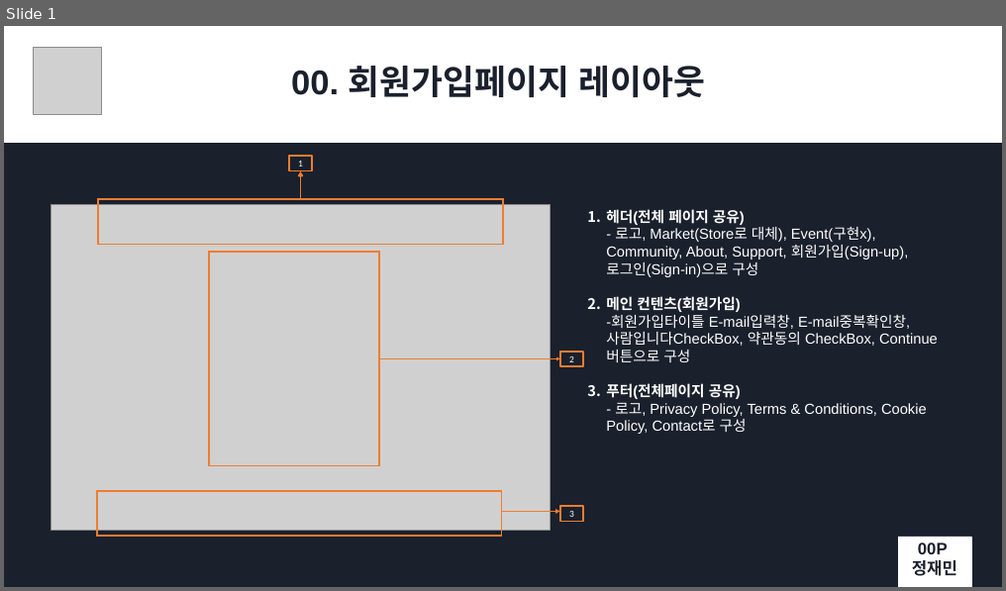
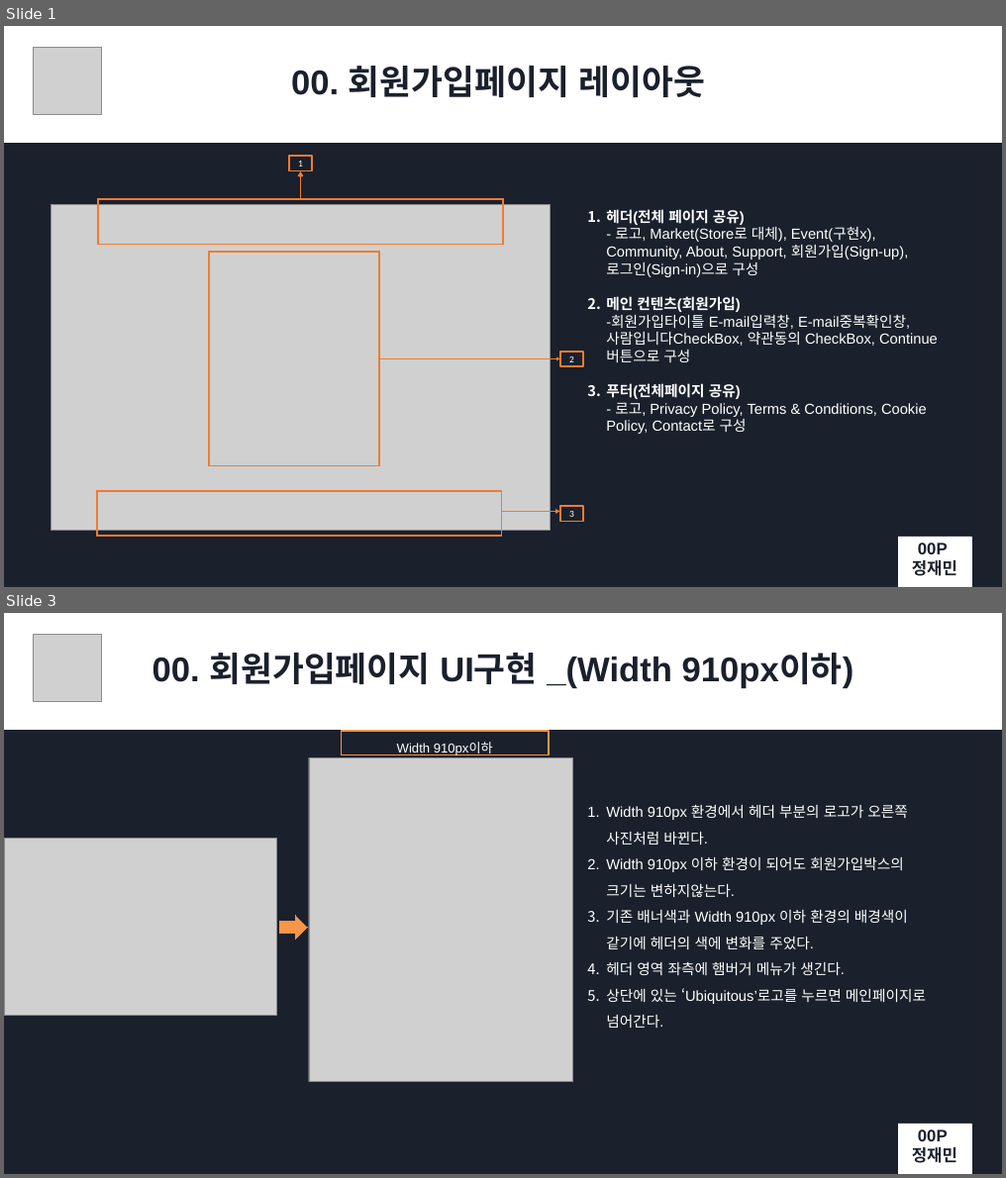
Before and after one commit to BIGDATA-UI-T3/Project, a slide deck: 회원가입페이지_정재민/3조 [모듈]UI구현_회원가입페이지_정재민.pptx. Shown one above the other, each under a label of ours: slide 1 before the commit, slides 1 and 3 after it; the slides between them are not shown. The pictures are 1006x591 and 1006x1178 pixels, drawn with LibreOffice and Linux fonts; fonts in the diff are those of the drawing; grey boxes stand for pictures. Boxes give left, top, right and bottom in pixels: in the first picture for what was removed or moved away, otherwise in the second. Text is boxed around its words. In the diff, an @@ line names an element or a change of style, - is before the commit and + after.

```diff
--- a/회원가입페이지_정재민/3조 [모듈]UI구현_회원가입페이지_정재민.pptx
+++ b/회원가입페이지_정재민/3조 [모듈]UI구현_회원가입페이지_정재민.pptx
@@ slide 3 added at (x1=4, y1=613, x2=1002, y2=1174), background #FFFFFF @@
@@ rectangle added at (x1=4, y1=613, x2=1002, y2=1174), fill #1A202C, outline #325491 1 pt @@
@@ rectangle added at (x1=4, y1=613, x2=1002, y2=730), fill #FFFFFF, 66 pt, text #1A202C, bold @@
+00. 회원가입페이지 UI구현 _(Width 910px이하)
@@ picture added at (x1=33, y1=635, x2=102, y2=702) @@
@@ rectangle added at (x1=342, y1=731, x2=548, y2=756), outline #F79646 3 pt, 25 pt, text #FFFFFF @@
+Width 910px이하
@@ picture added at (x1=309, y1=759, x2=572, y2=1082) @@
@@ text added at (x1=606, y1=804, x2=926, y2=1028), 28 pt, text #FFFFFF @@
+1. Width 910px 환경에서 헤더 부분의 로고가 오른쪽 사진처럼 바뀐다.
+2. Width 910px 이하 환경이 되어도 회원가입박스의 크기는 변하지않는다.
+3. 기존 배너색과 Width 910px 이하 환경의 배경색이 같기에 헤더의 색에 변화를 주었다.
+4. 헤더 영역 좌측에 햄버거 메뉴가 생긴다.
+5. 상단에 있는 ‘Ubiquitous’로고를 누르면 메인페이지로 넘어간다.
@@ picture added at (x1=4, y1=838, x2=277, y2=1016) @@
@@ right arrow added at (x1=279, y1=915, x2=308, y2=939), fill #F79646, outline #F79646 0.75 pt @@
@@ rectangle added at (x1=898, y1=1124, x2=971, y2=1174), fill #FFFFFF, outline #FFFFFF 1 pt, 32 pt, text #1A202C, bold @@
+00P
+정재민
```
Also in this commit, not shown: 1 slide changed, 2 other files.
